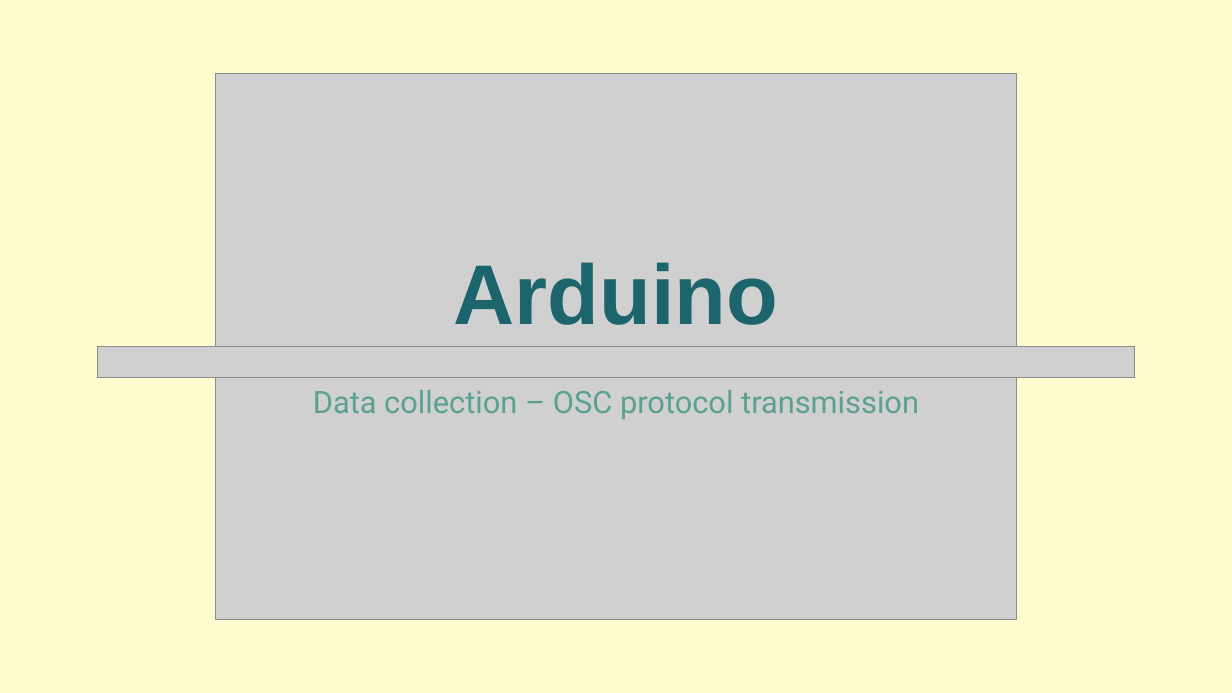
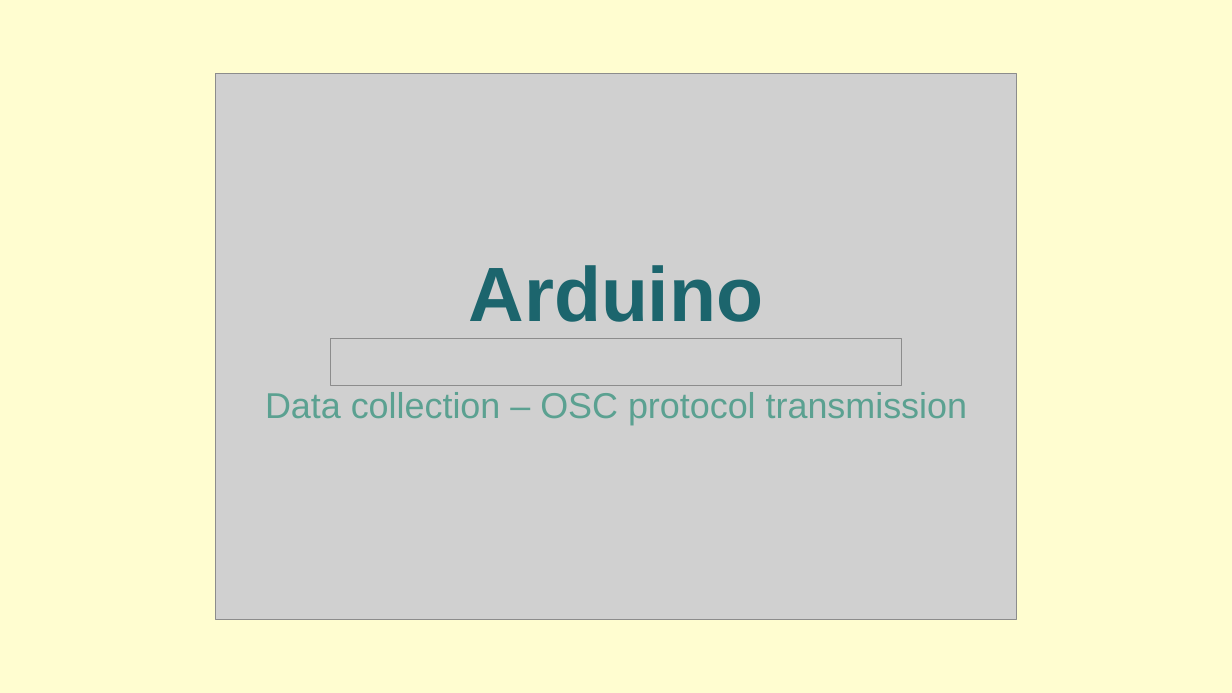
Before and after one commit to Ciorpy/G.A.I.A.-CMLS-2025, a slide deck: slide 7 of GAIA.pptx (slide 9 before the commit). Drawn at 1232x693 pixels with LibreOffice and Linux fonts; fonts in the diff are those of the drawing; grey boxes stand for pictures. Boxes give left, top, right and bottom in pixels: in the first picture for what was removed or moved away, otherwise in the second. Text is boxed around its words. In the diff, an @@ line names an element or a change of style, - is before the commit and + after.

```diff
--- a/GAIA.pptx
+++ b/GAIA.pptx
@@ text "Arduino" at [468, 265, 763, 322]: size 66 to 60 pt @@
@@ picture removed at [97, 347, 1135, 378] @@
@@ picture added at [330, 339, 901, 385] @@
@@ text "Data collection – OSC protocol ..." at [265, 392, 967, 425]: size 24 to 28 pt, font Roboto to Arial @@
```
Also in this commit, not shown: 27 other slides changed, 2 slides added, 5 slides removed, 5 other files.
